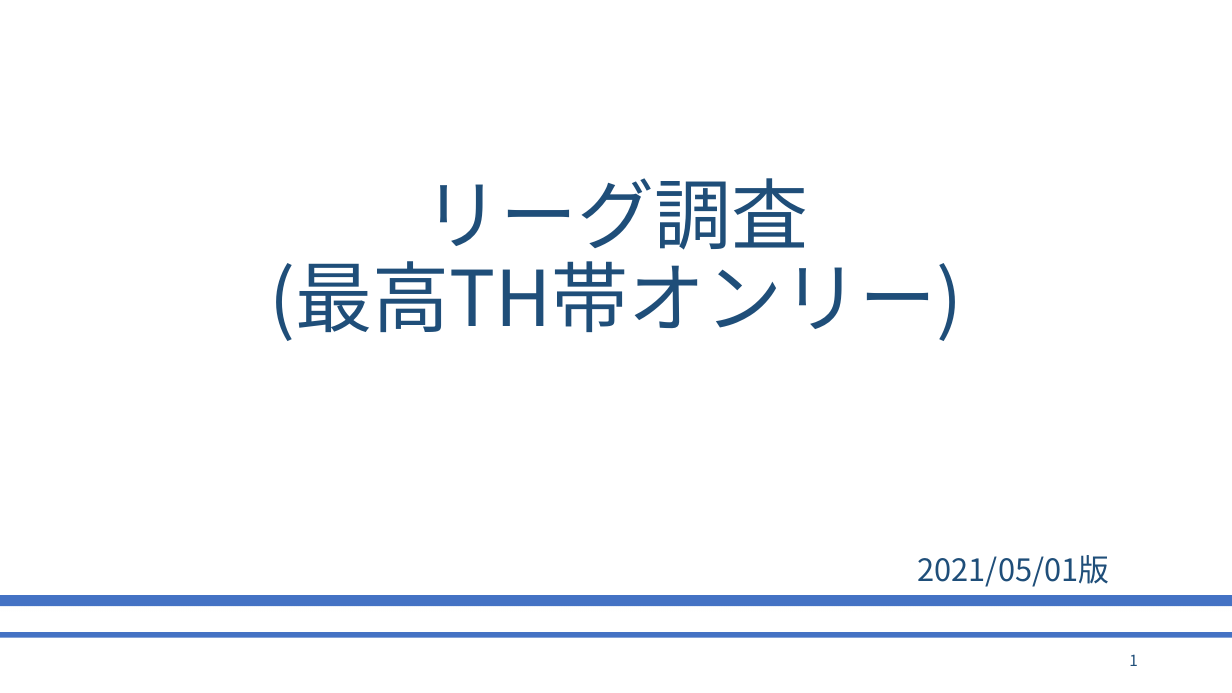
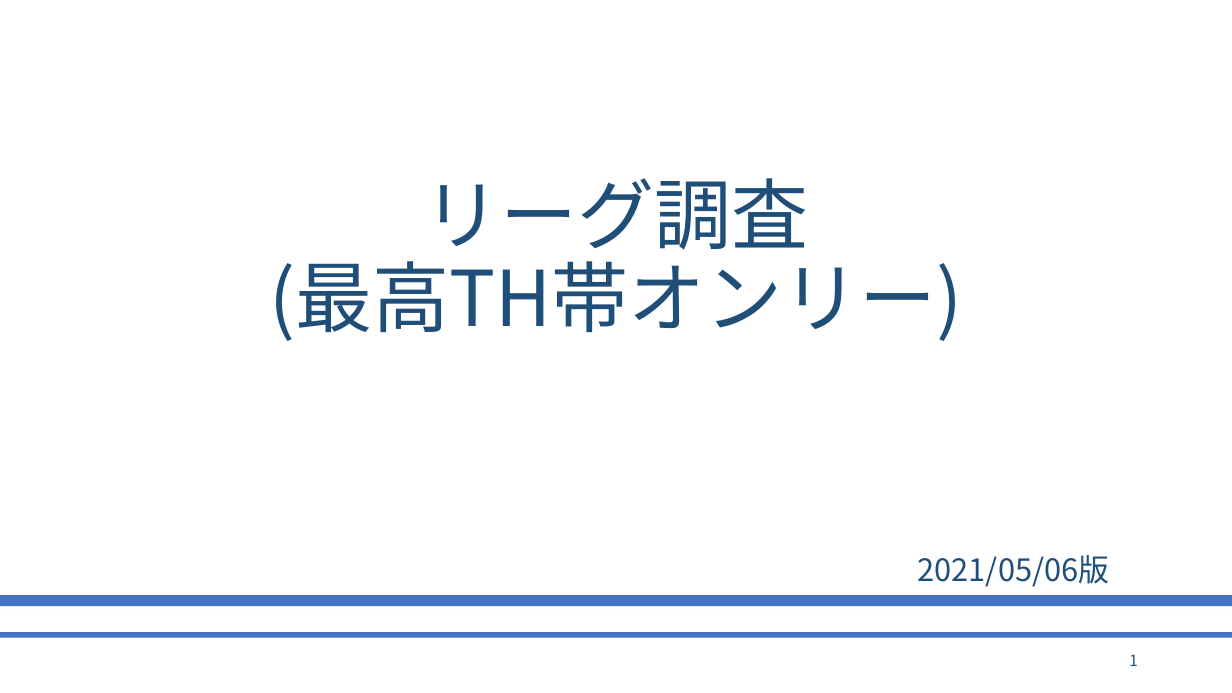
Before and after one commit to bigtreeCoC/documents, a slide deck: slide 1 of リーグ調査.pptx. Drawn at 1232x693 pixels with LibreOffice and Linux fonts; fonts in the diff are those of the drawing. Boxes give left, top, right and bottom in pixels: in the first picture for what was removed or moved away, otherwise in the second. Text is boxed around its words. In the diff, an @@ line names an element or a change of style, - is before the commit and + after.

Commit message:
リーグ調査

```diff
--- a/リーグ調査.pptx
+++ b/リーグ調査.pptx
@@ text at bbox=[918, 555, 1110, 587]: text changed @@
-2021/05/01版
+2021/05/06版
```
Also in this commit, not shown: 1 other slide changed, 1 slide added, 1 other file.
